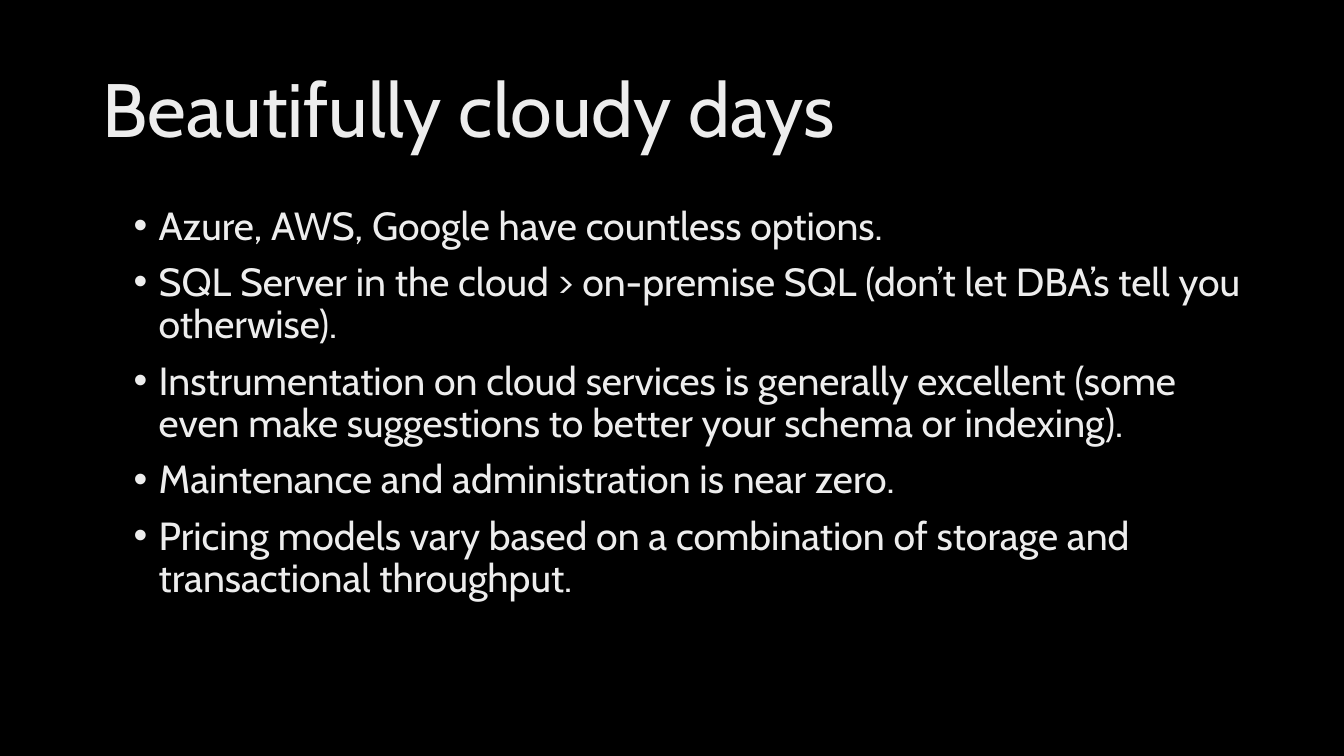
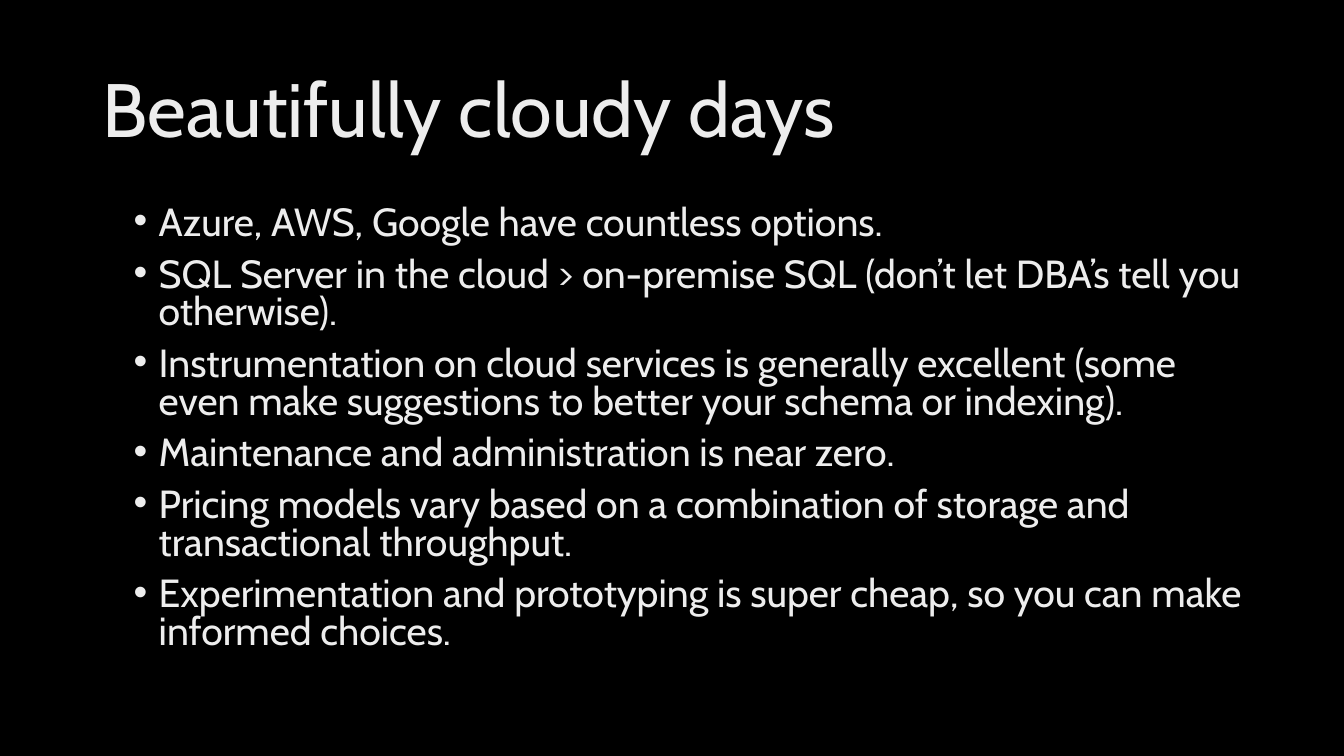
Before and after one commit to jeffputz/presentations, a slide deck: slide 12 of Architecture Without Data Drama.pptx (slide 13 before the commit). Drawn at 1344x756 pixels with LibreOffice and Linux fonts; fonts in the diff are those of the drawing; background and template pictures are left out. Boxes give left, top, right and bottom in pixels: in the first picture for what was removed or moved away, otherwise in the second. Text is boxed around its words. In the diff, an @@ line names an element or a change of style, - is before the commit and + after.

```diff
--- a/Architecture Without Data Drama.pptx
+++ b/Architecture Without Data Drama.pptx
@@ text at box(159, 206, 1240, 565): line spacing 0.9 to 0.8 @@
@@ text at box(159, 577, 1241, 646): paragraph added @@
+• Experimentation and prototyping is super cheap, so you can make informed choices.
```
Also in this commit, not shown: 6 other slides changed, 1 slide added, 1 slide removed.
